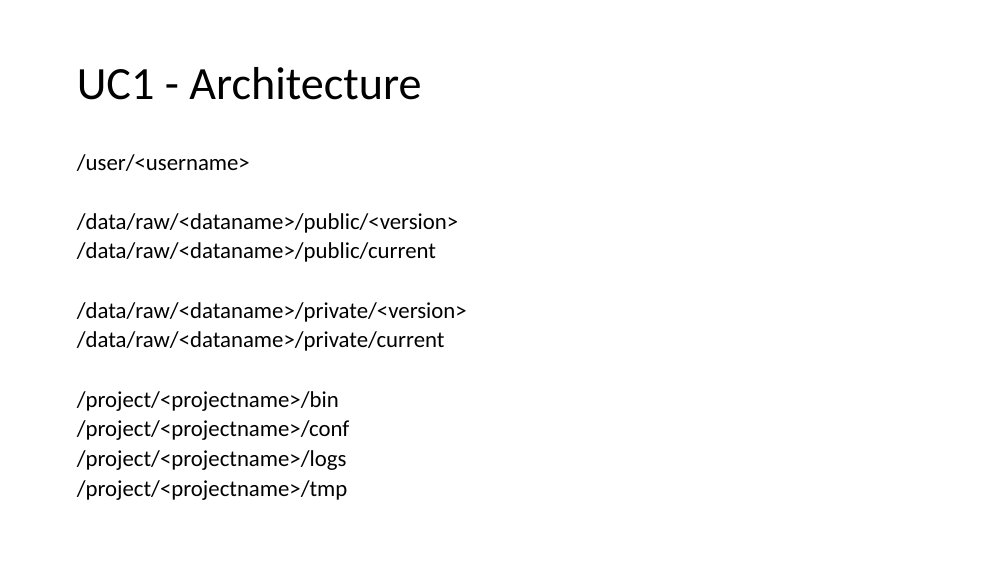
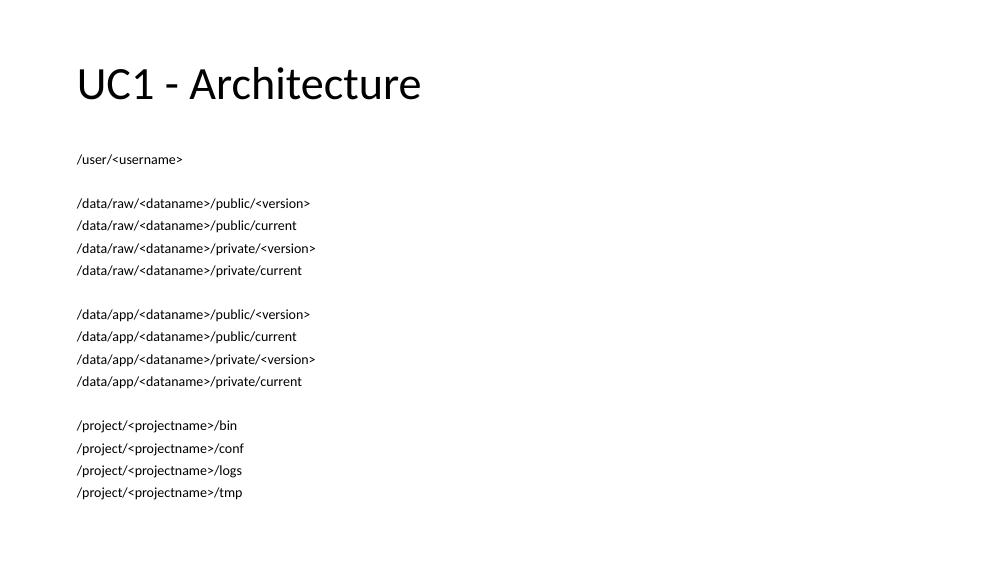
Before and after one commit to pfe-cegefos/core, a slide deck: slide 2 of PFE-CEGEFOS-groupe2.pptx. Drawn at 1008x567 pixels with LibreOffice and Linux fonts; fonts in the diff are those of the drawing. Boxes give left, top, right and bottom in pixels: in the first picture for what was removed or moved away, otherwise in the second. Text is boxed around its words. In the diff, an @@ line names an element or a change of style, - is before the commit and + after.

```diff
--- a/PFE-CEGEFOS-groupe2.pptx
+++ b/PFE-CEGEFOS-groupe2.pptx
@@ text at (77,154,316,500): size 21.7 to 13.3 pt in "/user/<username>", "/data/raw/<dataname>/public/<version>", "/data/raw/<dataname>/public/current", "/data/raw/<dataname>/private/<version>" and 5 more places @@
@@ text at (77,309,316,389): paragraphs added @@
+/data/app/<dataname>/public/<version>
+/data/app/<dataname>/public/current
+/data/app/<dataname>/private/<version>
+/data/app/<dataname>/private/current
```
Also in this commit, not shown: 4 other slides changed, 1 slide added.
